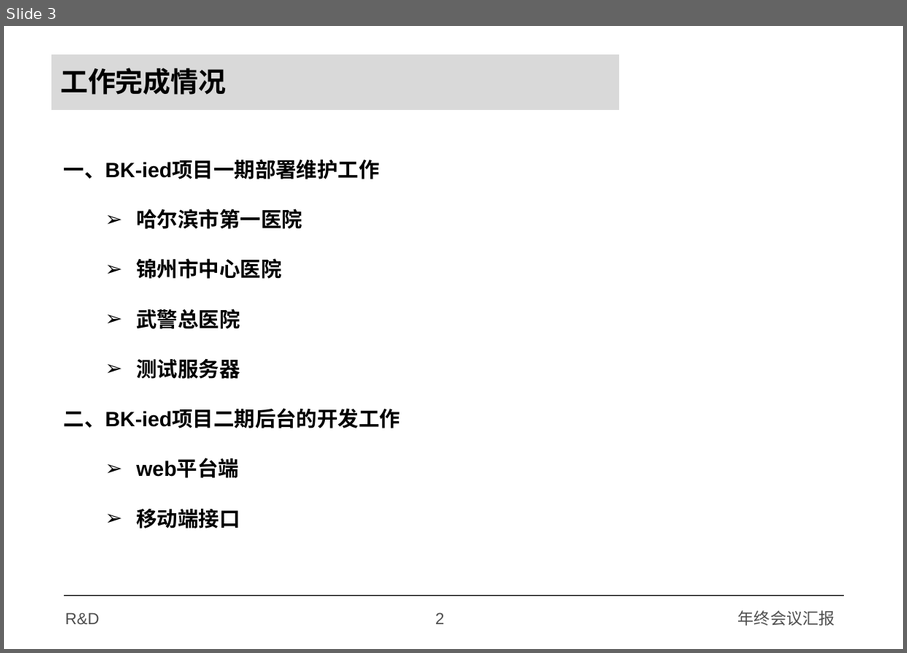
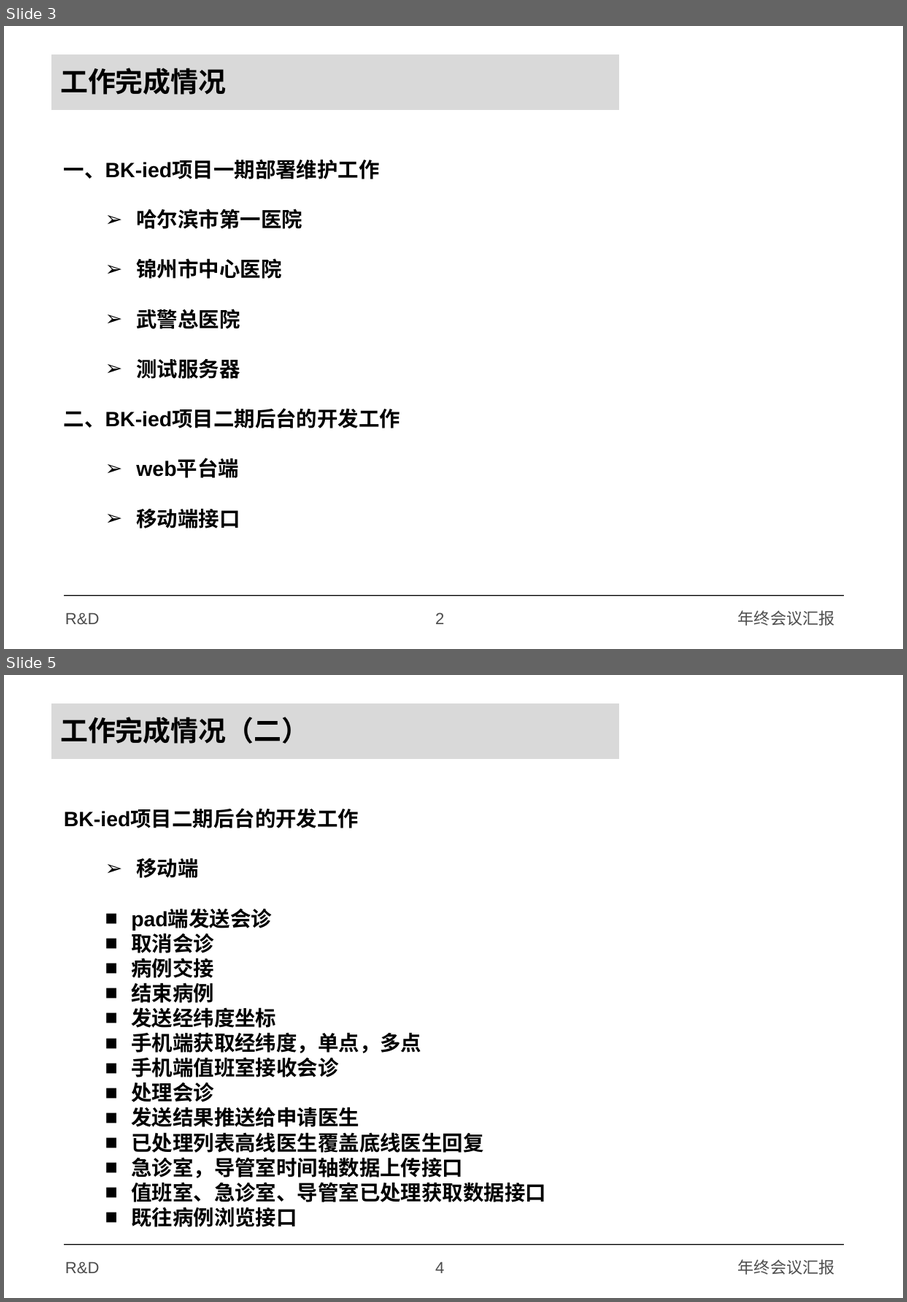
Before and after one commit to olddaog/myp, a slide deck: p/年终总结汇报模板.pptx. Shown one above the other, each under a label of ours: slide 3 before the commit, slides 3 and 5 after it; the slides between them are not shown. The pictures are 907x653 and 907x1302 pixels, drawn with LibreOffice and Linux fonts; fonts in the diff are those of the drawing; background and template pictures are left out. Boxes give left, top, right and bottom in pixels: in the first picture for what was removed or moved away, otherwise in the second. Text is boxed around its words. In the diff, an @@ line names an element or a change of style, - is before the commit and + after.

```diff
--- a/p/年终总结汇报模板.pptx
+++ b/p/年终总结汇报模板.pptx
@@ slide 5 added at bbox=[4, 675, 903, 1298], background #FFFFFF; not listed: 3 template elements that a slide beside it also shows @@
@@ text added at bbox=[60, 717, 309, 744], 24 pt, text #000000, bold @@
+工作完成情况（二）
@@ text added at bbox=[64, 810, 546, 1227], 18 pt, text #000000, bold @@
+BK-ied项目二期后台的开发工作
+  ➢ 移动端
+  ■ pad端发送会诊
+  ■ 取消会诊
+  ■ 病例交接
+  ■ 结束病例
+  ■ 发送经纬度坐标
+  ■ 手机端获取经纬度，单点，多点
+  ■ 手机端值班室接收会诊
+  ■ 处理会诊
+  ■ 发送结果推送给申请医生
+  ■ 已处理列表高线医生覆盖底线医生回复
+  ■ 急诊室，导管室时间轴数据上传接口
+  ■ 值班室、急诊室、导管室已处理获取数据接口
+  ■ 既往病例浏览接口
```
Also in this commit, not shown: 1 slide changed, 2 other files.
